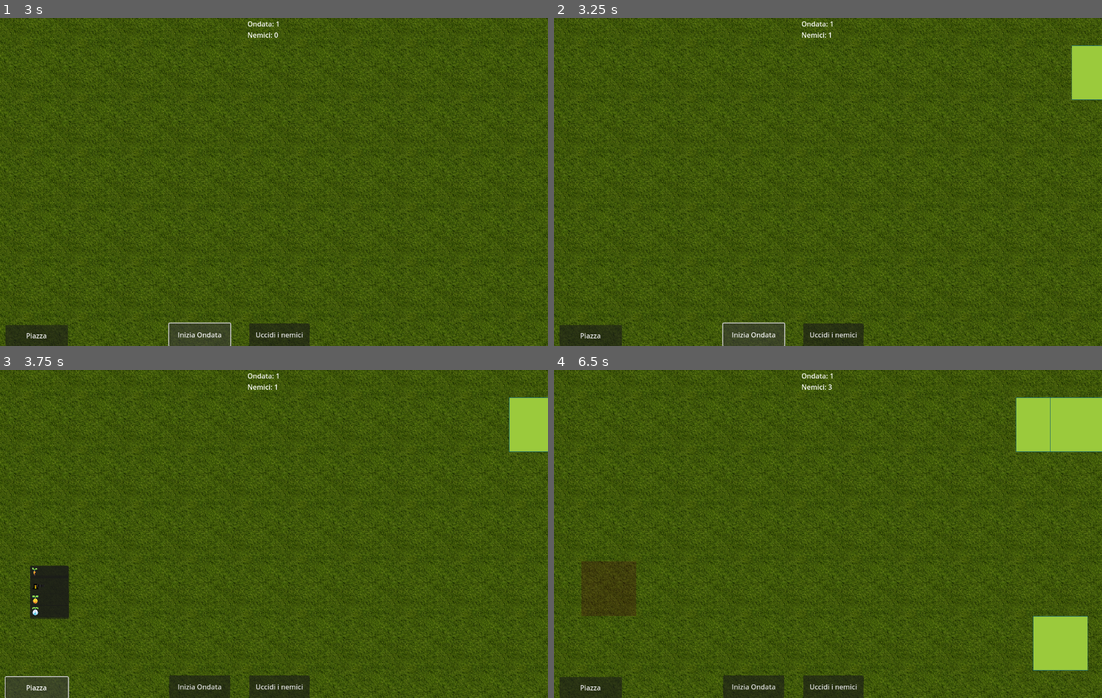
Above: before the commit, frames 1-4 (two rows, left to right).
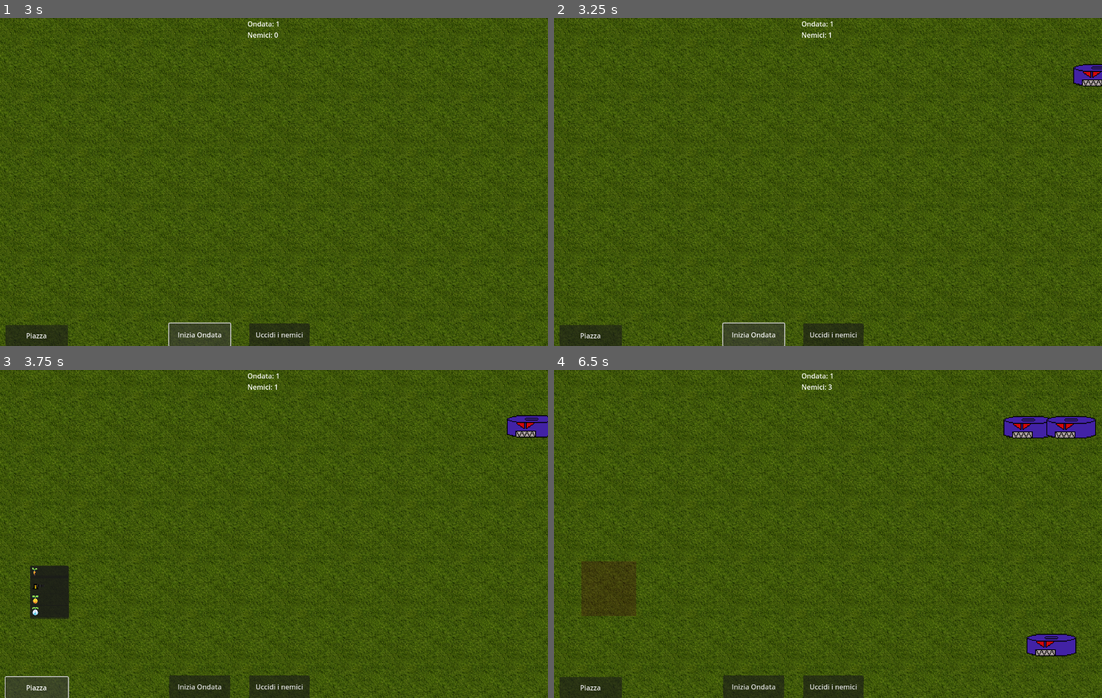
Above: after the commit, the same moments.

Repository: Gabbosenpai/Project-Hydra
Game: Godot game, scene res://Scene/menu.tscn
The game is run twice, just before and just after one commit, with the same random seed, the same clock (stepped at 60 frames per second) and the same inputs.
Inputs (mouse positions are in pixels of both pictures, inside the frame that each line leads up to):
- Up to frame 1 (3 s): click "Gioca" at 0.5 s; click "Uccidi i nemici" at 1.25 s; click "Inizia Ondata" at 2 s; click "Inizia Ondata" at 2.75 s
- Up to frame 2 (3.25 s): no input
- Up to frame 3 (3.75 s): click "Piazza" at 3.5 s
- Up to frame 4 (6.5 s): click (603, 573) at 4.25 s; click "Piazza" at 5 s; click (603, 583) at 5.75 s

Frame 1 is identical in both runs. In frame 2, 0.9% of the frame differs, in the area x 94-100%, y 8-25%; in frame 3, 1.2%; in frame 4, 4.5%, in the area x 82-100%, y 8-92%.

Commit message:
Robot romba

Diff:
--- /dev/null
+++ b/Roomba/romba.gd
@@ -0,0 +1,58 @@
+extends Area2D
+
+@export var max_health = 100
+@export var speed = 50
+@export var damage = 25
+
+@onready var health = max_health
+@onready var violence: bool = false # Se true, il robot inizia ad attaccare!
+@onready var robotSprite = $RobotSprite
+
+var riga : int
+var target = null # Bersaglio dell'attacco, vienne aggiornata dai signal
+
+func _process(delta: float):
+	# Finchè il robot non attacca, continua a muoversi
+	if !violence:
+		move(delta)
+
+func take_damage(amount):
+	health -= amount
+	if health < 0:
+		health = 0
+	if health == 0:
+		die()
+
+func move(delta):
+	position.x -= speed * delta
+	robotSprite.play("move")
+
+func die():
+	queue_free()
+
+# Se il Robot ha una torretta davanti, inizia ad attaccare
+func _on_tower_detector_area_entered(tower: Area2D) -> void:
+	if tower.is_in_group("Tower"):
+		violence = true
+		target = tower
+		robotSprite.play("attack")
+
+# Se il Robot non ha più una torretta davanti, smette di attaccare
+func _on_tower_detector_area_exited(tower: Area2D) -> void:
+	if tower.is_in_group("Tower"):
+		violence = false
+		target = null
+
+# Quando finisce l'animazione d'attacco, facciamo un controllo sula validità del bersaglio:
+# se true, il bersaglio subisce danno e il robot ricomincia l'animazione d'attacco
+func _on_robot_sprite_animation_finished() -> void:
+	var current_aniamtion = robotSprite.animation
+	if current_aniamtion == "attack" and violence and target and is_instance_valid(target):
+		if target.has_method("take_damage"):
+			target.take_damage(damage)
+		robotSprite.play("attack")
+
+# Funzione che controlla se il nemico è visibile nella viewport (schermo)
+func is_on_screen() -> bool:
+	# Usa il nodo figlio VisibleOnScreenNotifier2D per verificare la visibilità
+	return $VisNot.is_on_screen()
--- /dev/null
+++ b/Roomba/romba.tscn
@@ -0,0 +1,92 @@
+[gd_scene load_steps=14 format=3 uid="uid://dli3llnr624g8"]
+
+[ext_resource type="Script" uid="uid://wt1yqfn0pitn" path="res://Roomba/romba.gd" id="1_glfoj"]
+[ext_resource type="Texture2D" uid="uid://b1momcp57i2jb" path="res://Roomba/Animations/Move/Romba-move_0001.png" id="2_7tp8s"]
+[ext_resource type="Texture2D" uid="uid://cnd8julr88emb" path="res://Roomba/Animations/Attack/Romba-attack_0001.png" id="2_hkcq7"]
+[ext_resource type="Texture2D" uid="uid://sdwagpack2i8" path="res://Roomba/Animations/Attack/Romba-attack_0002.png" id="3_hiwh1"]
+[ext_resource type="Texture2D" uid="uid://bujufxk53llow" path="res://Roomba/Animations/Move/Romba-move_0002.png" id="3_mp5xd"]
+[ext_resource type="Texture2D" uid="uid://ll5fk15lyl2m" path="res://Roomba/Animations/Attack/Romba-attack_0003.png" id="4_5art0"]
+[ext_resource type="Texture2D" uid="uid://dwq70tlojm5b" path="res://Roomba/Animations/Move/Romba-move_0003.png" id="4_363cd"]
+[ext_resource type="Texture2D" uid="uid://bg1nyica7ptwi" path="res://Roomba/Animations/Attack/Romba-attack_0004.png" id="5_fmjuq"]
+[ext_resource type="Texture2D" uid="uid://bj7s86skfqt3c" path="res://Roomba/Animations/Attack/Romba-attack_0005.png" id="6_h4hds"]
+[ext_resource type="Texture2D" uid="uid://nhepopcrdbak" path="res://Roomba/Animations/Attack/Romba-attack_0006.png" id="7_ymans"]
+
+[sub_resource type="SpriteFrames" id="SpriteFrames_w720y"]
+animations = [{
+"frames": [{
+"duration": 5.0,
+"texture": ExtResource("7_ymans")
+}, {
+"duration": 2.0,
+"texture": ExtResource("2_hkcq7")
+}, {
+"duration": 2.0,
+"texture": ExtResource("3_hiwh1")
+}, {
+"duration": 2.0,
+"texture": ExtResource("4_5art0")
+}, {
+"duration": 2.0,
+"texture": ExtResource("5_fmjuq")
+}, {
+"duration": 5.0,
+"texture": ExtResource("6_h4hds")
+}],
+"loop": false,
+"name": &"attack",
+"speed": 8.0
+}, {
+"frames": [{
+"duration": 1.0,
+"texture": ExtResource("2_7tp8s")
+}, {
+"duration": 1.0,
+"texture": ExtResource("3_mp5xd")
+}, {
+"duration": 1.0,
+"texture": ExtResource("4_363cd")
+}, {
+"duration": 1.0,
+"texture": ExtResource("3_mp5xd")
+}],
+"loop": true,
+"name": &"move",
+"speed": 3.0
+}]
+
+[sub_resource type="RectangleShape2D" id="RectangleShape2D_2jmte"]
+size = Vector2(124, 54.6667)
+
+[sub_resource type="RectangleShape2D" id="RectangleShape2D_ifear"]
+size = Vector2(77.9999, 54.6667)
+
+[node name="Robot" type="Area2D" groups=["Robot"]]
+script = ExtResource("1_glfoj")
+metadata/_edit_group_ = true
+
+[node name="RobotSprite" type="AnimatedSprite2D" parent="."]
+texture_filter = 1
+scale = Vector2(2, 2)
+sprite_frames = SubResource("SpriteFrames_w720y")
+animation = &"move"
+frame = 2
+frame_progress = 0.823779
+
+[node name="CollisionShape2D" type="CollisionShape2D" parent="."]
+position = Vector2(0, 5.33333)
+shape = SubResource("RectangleShape2D_2jmte")
+one_way_collision_margin = 0.0
+
+[node name="TowerDetector" type="Area2D" parent="."]
+
+[node name="CollisionShape2D" type="CollisionShape2D" parent="TowerDetector"]
+position = Vector2(-25.6667, 5.33333)
+shape = SubResource("RectangleShape2D_ifear")
+
+[node name="VisNot" type="VisibleOnScreenNotifier2D" parent="."]
+
+[connection signal="area_entered" from="." to="." method="_on_area_entered"]
+[connection signal="body_entered" from="." to="." method="_on_body_entered"]
+[connection signal="animation_finished" from="RobotSprite" to="." method="_on_robot_sprite_animation_finished"]
+[connection signal="area_entered" from="TowerDetector" to="." method="_on_tower_detector_area_entered"]
+[connection signal="area_exited" from="TowerDetector" to="." method="_on_tower_detector_area_exited"]
--- a/Scene/Base/main.tscn
+++ b/Scene/Base/main.tscn
@@ -1,9 +1,8 @@
-[gd_scene load_steps=7 format=3 uid="uid://cyvvrq135uf1p"]
+[gd_scene load_steps=6 format=3 uid="uid://cyvvrq135uf1p"]
 
 [ext_resource type="Texture2D" uid="uid://cout6bca5u3qv" path="res://Terrain Texture/images/grass.png" id="1_17lab"]
 [ext_resource type="Script" uid="uid://cdur2dolyiavw" path="res://Script/Scena_Base/main.gd" id="1_lpmol"]
 [ext_resource type="PackedScene" uid="uid://b7qojdhekgsee" path="res://Scene/UI/UI.tscn" id="4_eb150"]
-[ext_resource type="PackedScene" uid="uid://bkx4elb7k2lra" path="res://Scene/Nemici/enemy.tscn" id="6_avcdj"]
 
 [sub_resource type="TileSetAtlasSource" id="TileSetAtlasSource_lpmol"]
 texture = ExtResource("1_17lab")
@@ -62,9 +61,6 @@
 [node name="WaveTimer" type="Timer" parent="."]
 one_shot = true
 
-[node name="Enemy" parent="." instance=ExtResource("6_avcdj")]
-visible = false
-
 [connection signal="pressed" from="UI/ButtonPlace" to="." method="_on_button_place_pressed"]
 [connection signal="pressed" from="UI/ButtonRemove" to="." method="_on_button_remove_pressed"]
 [connection signal="pressed" from="UI/PlantSelector/ButtonPlant1" to="." method="_on_button_plant_1_pressed"]
@@ -76,4 +72,3 @@
 [connection signal="timeout" from="WaveTimer" to="." method="_on_wave_timer_timeout"]
 
 [editable path="UI"]
-[editable path="Enemy"]
--- a/Script/Scena_Base/main.gd
+++ b/Script/Scena_Base/main.gd
@@ -19,7 +19,7 @@
 var is_wave_active = false  # Flag che indica se un'ondata è in corso
 
 # Precarica la scena del nemico da instanziare ad ogni spawn
-var enemy_scene = preload("res://Scene/Nemici/enemy.tscn")
+var enemy_scene = preload("res://Roomba/romba.tscn")
 
 # Definizione delle ondate: array di dizionari con numero nemici e intervallo spawn
 var waves = [
@@ -257,8 +257,6 @@
 	# Imposta la riga e aggiunge al gruppo "Robot"
 	enemy.riga = row
 
-	enemy.connect("enemy_defeated", Callable(self, "_on_enemy_defeated"))
-
 	add_child(enemy)
 
 	enemies_alive += 1
Binary file added: Roomba/Animations/Attack/Romba-attack_0001.png
Not shown, added: Roomba/Animations/Attack/Romba-attack_0001.png.import
Binary file added: Roomba/Animations/Attack/Romba-attack_0002.png
Not shown, added: Roomba/Animations/Attack/Romba-attack_0002.png.import
Binary file added: Roomba/Animations/Attack/Romba-attack_0003.png
Not shown, added: Roomba/Animations/Attack/Romba-attack_0003.png.import
Binary file added: Roomba/Animations/Attack/Romba-attack_0004.png
Not shown, added: Roomba/Animations/Attack/Romba-attack_0004.png.import
Binary file added: Roomba/Animations/Attack/Romba-attack_0005.png
Not shown, added: Roomba/Animations/Attack/Romba-attack_0005.png.import
Binary file added: Roomba/Animations/Attack/Romba-attack_0006.png
Not shown, added: Roomba/Animations/Attack/Romba-attack_0006.png.import
(and 7 more such lines)
